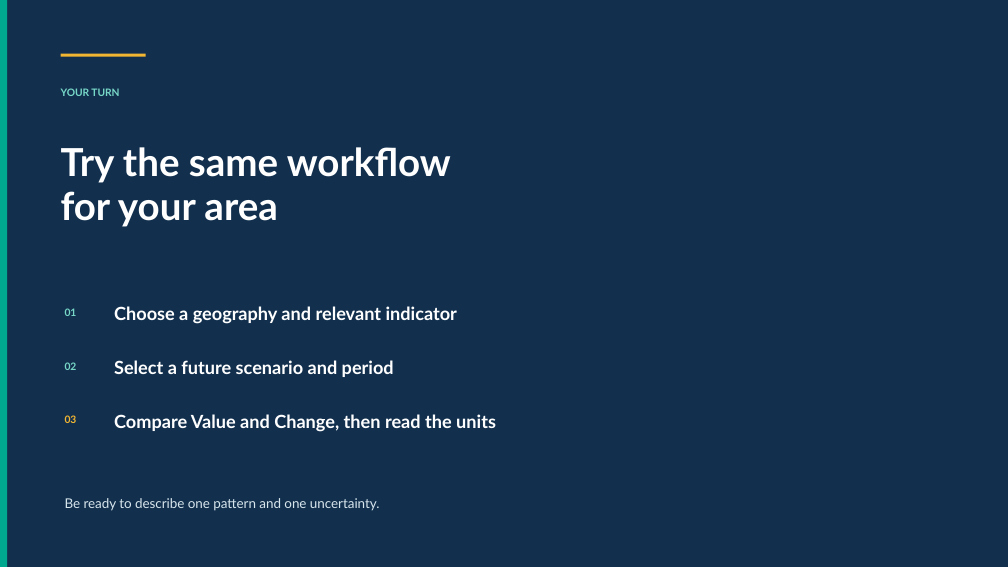
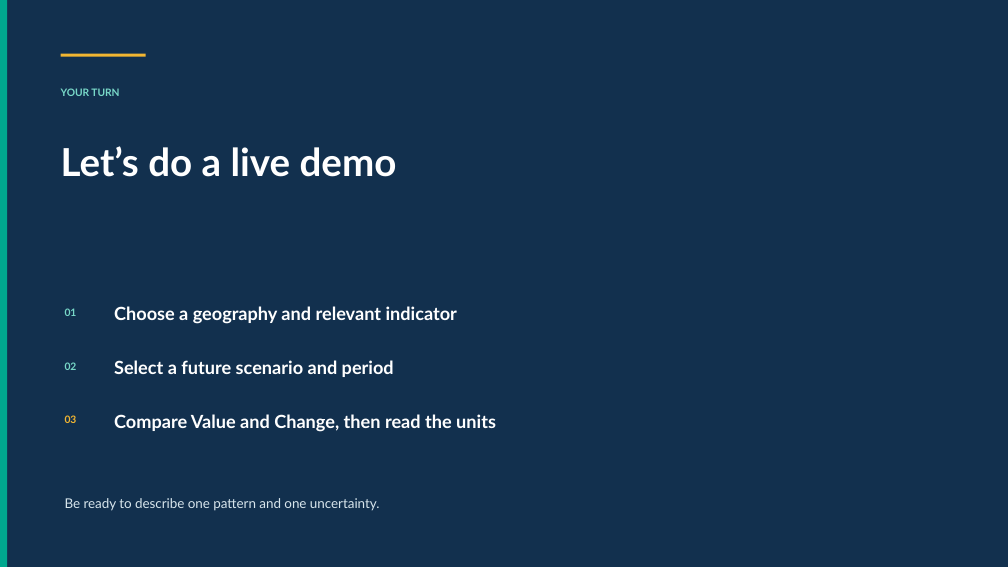
Before and after one commit to Risk-Team/trainings, a slide deck: slide 9 of CAVAtraining/HQ/day2/CAVA_Module_2.pptx. Drawn at 1008x567 pixels with LibreOffice and Linux fonts; fonts in the diff are those of the drawing. Boxes give left, top, right and bottom in pixels: in the first picture for what was removed or moved away, otherwise in the second. Text is boxed around its words. In the diff, an @@ line names an element or a change of style, - is before the commit and + after.

```diff
--- a/CAVAtraining/HQ/day2/CAVA_Module_2.pptx
+++ b/CAVAtraining/HQ/day2/CAVA_Module_2.pptx
@@ text at (61, 146, 397, 177): text changed @@
-Try the same workflow
-for your area
+Let’s do a live demo
```
Also in this commit, not shown: 6 other slides changed, 8 other files.
